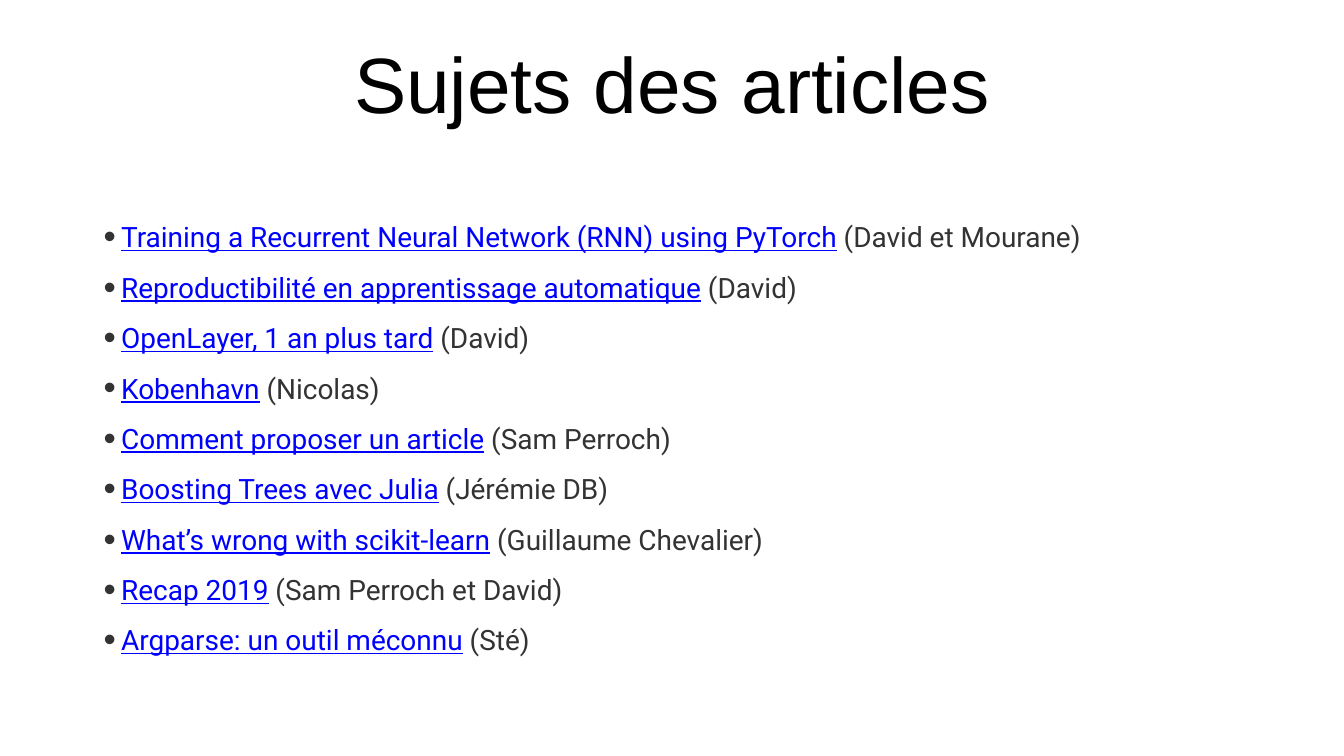
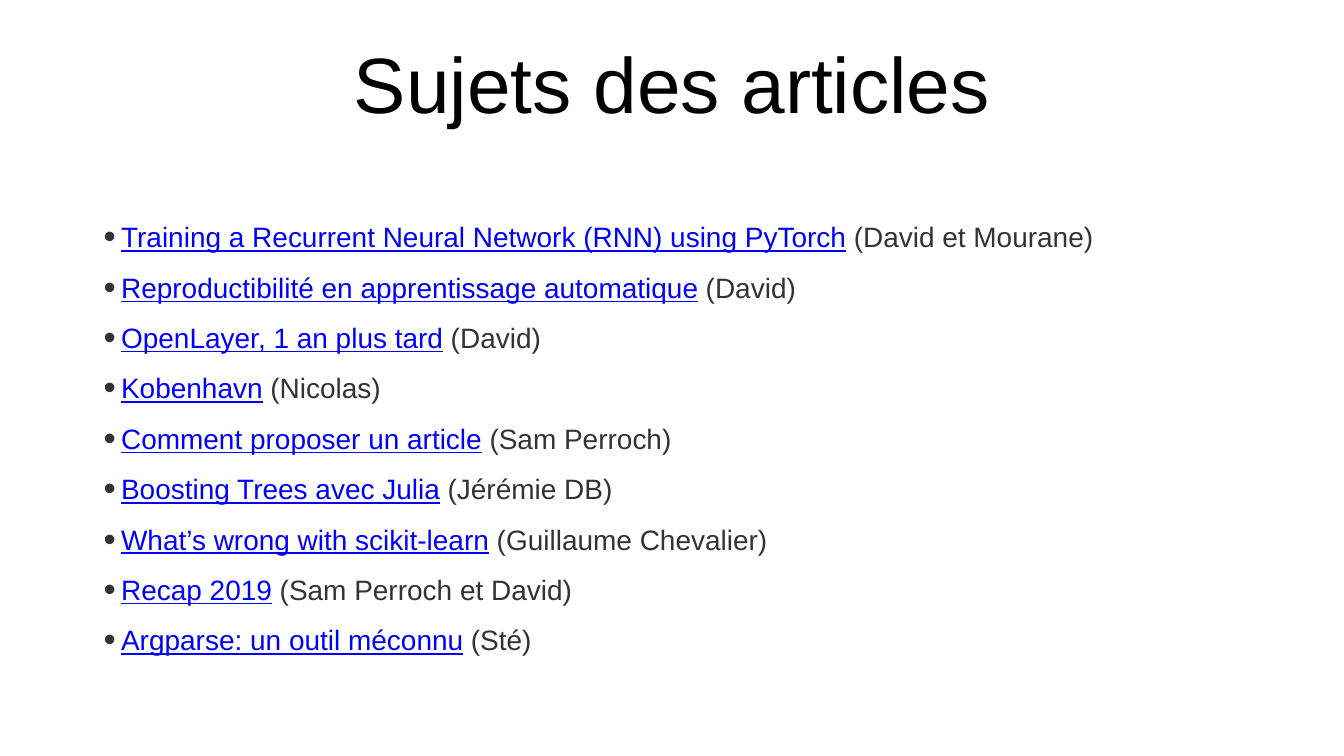
Before and after one commit to dot-layer/community-events, a slide deck: slide 6 of presentations/2021/assemblee-generale/ag-2021-04-13.pptx. Drawn at 1344x756 pixels with LibreOffice and Linux fonts; fonts in the diff are those of the drawing. Boxes give left, top, right and bottom in pixels: in the first picture for what was removed or moved away, otherwise in the second. Text is boxed around its words. In the diff, an @@ line names an element or a change of style, - is before the commit and + after.

Commit message:
added what's next

```diff
--- a/presentations/2021/assemblee-generale/ag-2021-04-13.pptx
+++ b/presentations/2021/assemblee-generale/ag-2021-04-13.pptx
@@ text "Training a Recurrent Neural Network ..." at (x1=121, y1=226, x2=1093, y2=656): font Roboto to Arial @@
```
Also in this commit, not shown: 3 other slides changed, 4 slides added.
